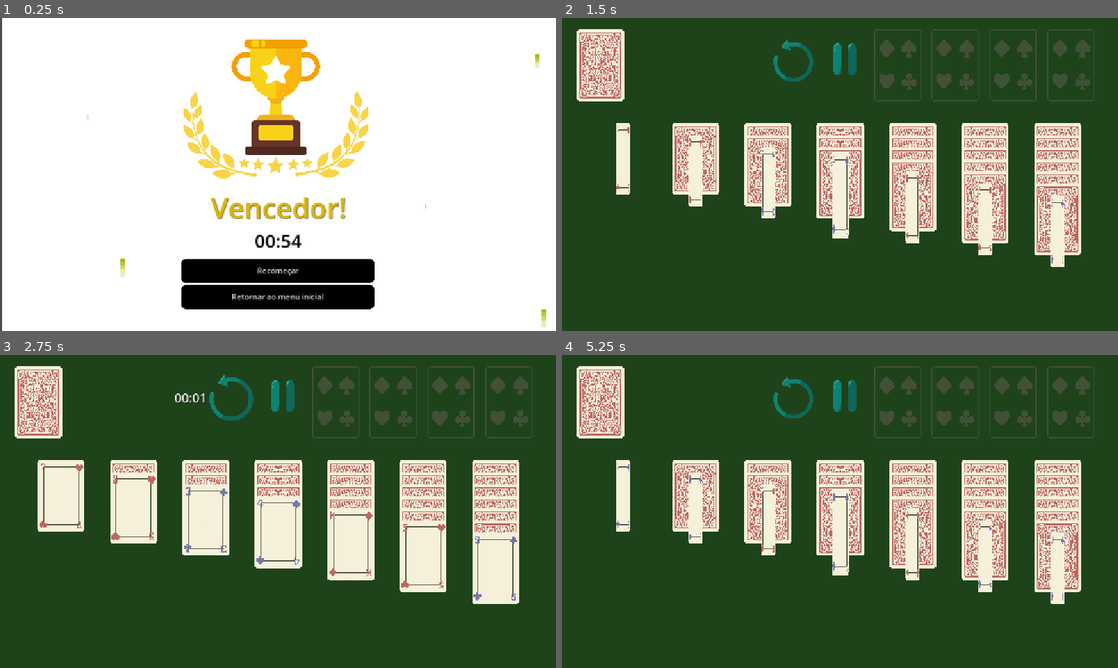
Above: before the commit, frames 1-4 (two rows, left to right).
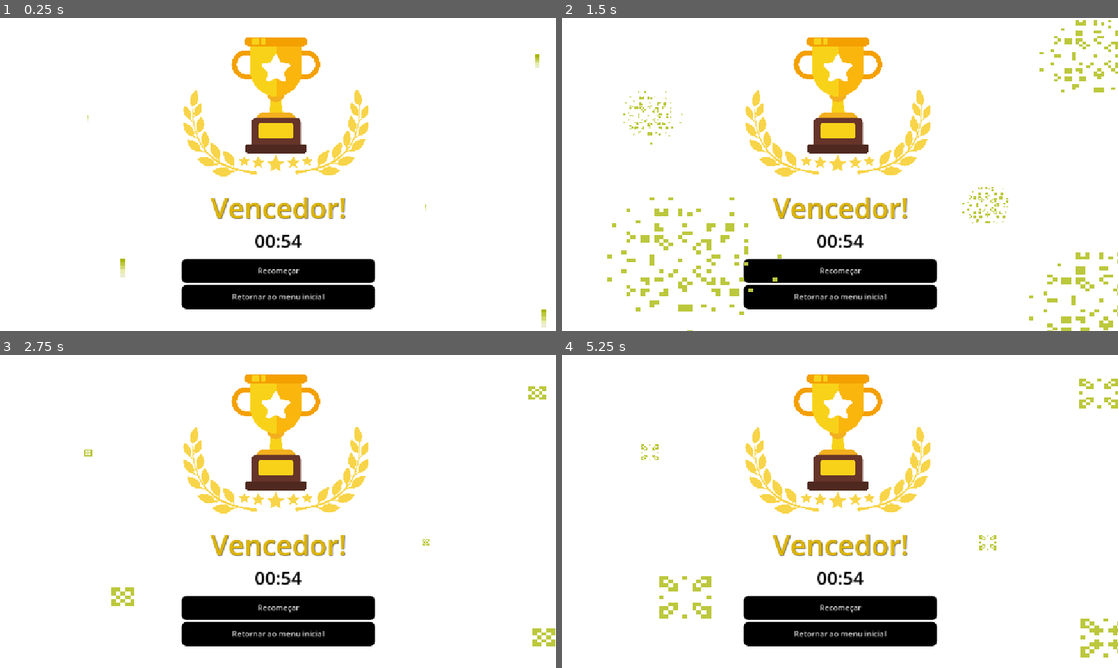
Above: after the commit, the same moments.

Repository: biarog/Paciencia-Maritacas
Game: Godot game, scene res://cenas/TelaVencedor.tscn
Two runs of this game, one before a commit and one after it. Both use one fixed random seed, a clock stepped at 60 frames per second and the inputs below. This scene is started directly instead of the project's main scene. Video files are missing from this copy of the repository; at most half a second of black plays in their place.
Inputs (mouse positions are in pixels of both pictures, inside the frame that each line leads up to):
- Up to frame 1 (0.25 s): no input
- Up to frame 2 (1.5 s): click "Retornar ao menu inicial" at 0.5 s; click (840, 161) at 1.25 s, where only the run before the commit has a clickable "Iniciar"
- Up to frame 3 (2.75 s): click (233, 398) at 2.02 s
- Up to frame 4 (5.25 s): click (840, 608) at 2.75 s, where only the run after the commit has a clickable "Recomeçar"; click (845, 398) at 3.52 s; click "Retornar ao menu inicial" at 4.25 s; click (840, 498) at 5 s, where only the run before the commit has a clickable "Iniciar"

The runs differ from the first frame. In frame 1, 2.5% of the frame differs, in the area x 0-68%, y 0-100%; in frame 2, 100%, in the area x 0-100%, y 0-100%; in frame 3, 100%; in frame 4, 100%.

Commit message:
Correção de fundos para diferentes janelas

Diff:
--- a/cenas/TelaVencedor.tscn
+++ b/cenas/TelaVencedor.tscn
@@ -15,15 +15,9 @@
 [node name="TelaVencedor" type="CanvasLayer" parent="."]
 
 [node name="Panel" type="Panel" parent="TelaVencedor"]
-anchors_preset = 8
-anchor_left = 0.5
-anchor_top = 0.5
-anchor_right = 0.5
-anchor_bottom = 0.5
-offset_left = -575.0
-offset_top = -321.0
-offset_right = 579.0
-offset_bottom = 321.0
+anchors_preset = 15
+anchor_right = 1.0
+anchor_bottom = 1.0
 grow_horizontal = 2
 grow_vertical = 2
 mouse_filter = 2
@@ -31,9 +25,9 @@
 
 [node name="CenterContainerBotoes" type="CenterContainer" parent="TelaVencedor/Panel"]
 layout_mode = 2
-offset_top = 448.0
-offset_right = 1149.0
-offset_bottom = 647.0
+offset_top = 452.0
+offset_right = 1152.0
+offset_bottom = 649.0
 
 [node name="VBoxContainer" type="VBoxContainer" parent="TelaVencedor/Panel/CenterContainerBotoes"]
 z_index = 1
@@ -61,9 +55,14 @@
 text = "Retornar ao menu inicial"
 
 [node name="CenterContainerTrofeu" type="CenterContainer" parent="TelaVencedor/Panel"]
-layout_mode = 0
-offset_right = 5735.0
-offset_bottom = 1860.0
+layout_mode = 1
+anchors_preset = -1
+anchor_left = -0.001
+anchor_right = -0.001
+offset_left = 0.154
+offset_top = -3.0
+offset_right = 5758.16
+offset_bottom = 1875.47
 scale = Vector2(0.2, 0.2)
 
 [node name="ImagemTrofeu" type="TextureRect" parent="TelaVencedor/Panel/CenterContainerTrofeu"]
@@ -71,14 +70,25 @@
 mouse_filter = 2
 texture = ExtResource("3_0vfom")
 
-[node name="ColorRect" type="ColorRect" parent="TelaVencedor/Panel"]
+[node name="Control" type="Control" parent="TelaVencedor/Panel"]
+anchors_preset = 0
+offset_right = 1896.0
+offset_bottom = 672.0
+
+[node name="ColorRect" type="ColorRect" parent="TelaVencedor/Panel/Control"]
 z_index = -9
-layout_mode = 0
-offset_left = 3.0
-offset_top = -2.0
-offset_right = 1153.0
-offset_bottom = 649.0
+layout_mode = 1
+anchors_preset = -1
+anchor_left = -0.391899
+anchor_top = -0.305357
+anchor_right = 28.437
+anchor_bottom = 15.9014
+offset_left = -0.96
+offset_top = -2.8
+offset_right = -2.114
+offset_bottom = -3.07203
 mouse_filter = 2
+metadata/_edit_use_anchors_ = true
 
 [node name="AnimatedSprite2D_firework6" type="AnimatedSprite2D" parent="TelaVencedor"]
 z_index = 10
--- a/cenas/menu_inicial.tscn
+++ b/cenas/menu_inicial.tscn
@@ -87,6 +87,29 @@
 [node name="MenuInicial" type="Node2D"]
 script = ExtResource("1_fe3ib")
 
+[node name="Control" type="Control" parent="."]
+layout_mode = 3
+anchors_preset = 0
+offset_right = 1152.0
+offset_bottom = 649.0
+
+[node name="ColorRect" type="ColorRect" parent="Control"]
+z_index = -3
+layout_mode = 1
+anchors_preset = -1
+anchor_left = -3.29985
+anchor_top = -0.6
+anchor_right = 25.5001
+anchor_bottom = 15.6
+offset_left = -0.00610352
+offset_right = -0.0078125
+offset_bottom = -0.000976563
+grow_horizontal = 2
+grow_vertical = 2
+mouse_filter = 2
+color = Color(0.117647, 0.262745, 0.105882, 1)
+metadata/_edit_use_anchors_ = true
+
 [node name="TextureRect2" type="TextureRect" parent="."]
 z_index = -2
 offset_left = 132.126
@@ -146,22 +169,6 @@
 theme_override_styles/normal = ExtResource("3_mqa1b")
 text = "Sair"
 
-[node name="ColorRect" type="ColorRect" parent="."]
-z_index = -3
-anchors_preset = 8
-anchor_left = 0.5
-anchor_top = 0.5
-anchor_right = 0.5
-anchor_bottom = 0.5
-offset_left = -2.0
-offset_top = -1.0
-offset_right = 1150.0
-offset_bottom = 647.0
-grow_horizontal = 2
-grow_vertical = 2
-mouse_filter = 2
-color = Color(0.117647, 0.262745, 0.105882, 1)
-
 [node name="TextureRect" type="TextureRect" parent="."]
 anchors_preset = 5
 anchor_left = 0.5
